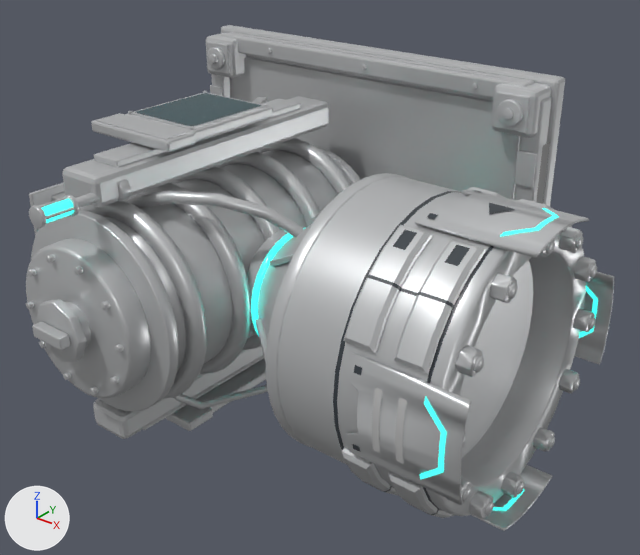
The OBJ model assets/models/SM_TeleporterFluidOutput.obj, before and after one commit.
The view is the same before and after, from a camera (50 mm lens) standing at (423.0, -618.0, 290.0) and looking at (50.0, -151.0, 1.0). Arrows for +X, +Y and +Z are at lower left; the lights stay in place. The older version comes first. Where no turn or scale is listed for an object, it has been applied to the vertices.

The older version as bpy lines, for what is in view:
```python
me_sm_teleporterfluidoutput = bpy.data.meshes.new('SM_TeleporterFluidOutput')
me_sm_teleporterfluidoutput.from_pydata(...)  # 16099 vertices, 30756 faces; spans x -180.0..244.0, y -334.0..0.0, z -140.0..140.0
# faces by material slot: [29088, 6, 250, 20, 1388, 4]
me_sm_teleporterfluidoutput.materials.append(mat_factory)  # light grey #c8cacb
me_sm_teleporterfluidoutput.materials.append(mat_decal_custom)  # grey #959595
me_sm_teleporterfluidoutput.materials.append(mat_decal_color)  # dark grey #383f45
me_sm_teleporterfluidoutput.materials.append(mat_decal_normal)  # grey #bcbcbc
me_sm_teleporterfluidoutput.materials.append(mat_signal)  # cyan #38ead6, glowing cyan #3effe9
me_sm_teleporterfluidoutput.materials.append(mat_screen)  # dark cyan #12424b
ob_sm_teleporterfluidoutput = bpy.data.objects.new('SM_TeleporterFluidOutput', me_sm_teleporterfluidoutput)
ob_sm_teleporterfluidoutput.location = (0.0, 0.0, 0.0)
```
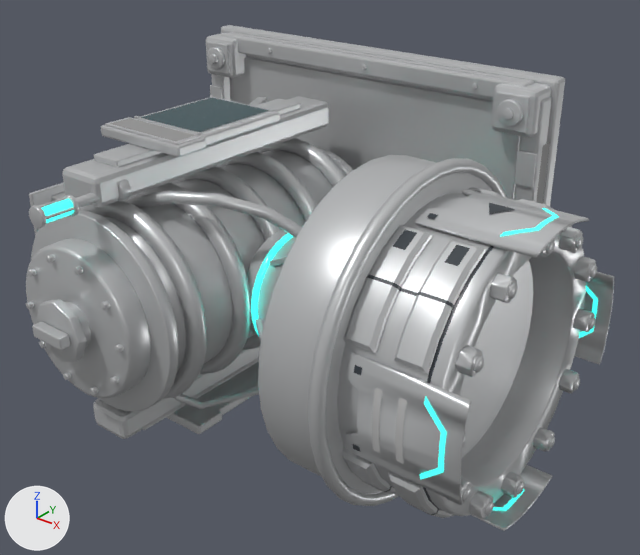
Diff of the bpy script that builds the scene:
```diff
--- a/assets/models/SM_TeleporterFluidOutput.obj.py
+++ b/assets/models/SM_TeleporterFluidOutput.obj.py
@@ me_sm_teleporterfluidoutput @@
 # used by ob_sm_teleporterfluidoutput; location = (0.0, 0.0, 0.0)
-me_sm_teleporterfluidoutput.from_pydata(...)  # 16099 vertices, 30756 faces; spans x -180.0..244.0, y -334.0..0.0, z -140.0..140.0
+me_sm_teleporterfluidoutput.from_pydata(...)  # 16603 vertices, 31760 faces; spans x -180.0..244.0, y -334.0..0.0, z -140.0..140.0
+# me_sm_teleporterfluidoutput part 1: the loose piece of 216 vertices spanning x -101.0..31.0, y -264.0..-68.0, z -66.0..66.0 is copied, and the copy is multiplied about its middle by the matrix ((0.0, -0.249, 0.0), (1.706, 0.0, 0.0), (0.0, 0.0, 1.706)), then moved by (170.0, -9.0, 0.0); it spans x 110.0..160.0, y -287.0..-63.0, z -112.0..112.0
+# me_sm_teleporterfluidoutput part 2: a new loose piece, a torus around x (ring radius 114.0, tube radius 5.0) spanning x 153.0..163.0, y -294.0..-56.0, z -119.0..119.0, in mat_factory (light grey #c8cacb)
+# me_sm_teleporterfluidoutput part 3: the loose piece of 56 vertices spanning x -84.0..-12.0, y -213.0..-129.0, z -116.0..-108.0 is moved by (10.0, -3.0, 2.0)
+# me_sm_teleporterfluidoutput part 4: the loose piece of 56 vertices spanning x -84.0..-12.0, y -213.0..-129.0, z 108.0..116.0 is moved by (10.0, -3.0, -2.0)
+# me_sm_teleporterfluidoutput part 5: the loose piece of 56 vertices spanning x -80.0..-16.0, y -209.0..-132.0, z 115.0..117.0 is moved by (10.0, -3.0, -2.0)
+# me_sm_teleporterfluidoutput part 6: the loose piece of 4 vertices spanning x -78.0..-18.0, y -207.0..-135.0, z 117.0 is moved by (10.0, -3.0, -2.0)
+# me_sm_teleporterfluidoutput part 7: the loose piece of 56 vertices spanning x -88.0..-8.0, y -239.0..-213.0, z -116.0..-108.0 is moved by (10.0, 0.0, 2.0)
+# me_sm_teleporterfluidoutput part 8: the loose piece of 56 vertices spanning x -88.0..-8.0, y -239.0..-213.0, z 108.0..116.0 is moved by (10.0, 0.0, -2.0)
+# me_sm_teleporterfluidoutput part 9: the loose piece of 56 vertices spanning x -84.0..-12.0, y -237.0..-215.0, z 116.0..117.0 is moved by (10.0, 0.0, -1.0)
+# me_sm_teleporterfluidoutput part 10: the loose piece of 4 vertices spanning x -82.0..-14.0, y -235.0..-217.0, z 116.0 is rebuilt with 4 vertices and now spans x -72.0..-4.0, y -235.0..-217.0, z 116.0
+# other edits to the shape of me_sm_teleporterfluidoutput do not show in these pictures
 me_sm_teleporterfluidoutput.materials.append(mat_factory)
```

Location of each change, (x1, y1, x2, y2) in pixels of the pictures (640 x 555 px; the box of a moved part takes in the faces that stretch with it):
part 1 of me_sm_teleporterfluidoutput, added
    after: (258, 155, 493, 494)
part 2 of me_sm_teleporterfluidoutput, added
    after: (308, 158, 507, 506)
part 3 of me_sm_teleporterfluidoutput, moved or reshaped
    before: (196, 358, 266, 412)
    after: (196, 362, 259, 415)
part 4 of me_sm_teleporterfluidoutput, moved or reshaped
    before: (125, 106, 273, 141)
    after: (134, 111, 280, 146)
part 5 of me_sm_teleporterfluidoutput, moved or reshaped
    before: (130, 92, 267, 130)
    after: (137, 97, 274, 135)
part 6 of me_sm_teleporterfluidoutput, moved or reshaped
    before: (136, 93, 261, 126)
    after: (141, 98, 269, 132)
part 7 of me_sm_teleporterfluidoutput, moved or reshaped
    before: (166, 405, 213, 431)
    after: (166, 405, 222, 434)
part 8 of me_sm_teleporterfluidoutput, moved or reshaped
    before: (92, 120, 196, 152)
    after: (101, 125, 206, 157)
part 9 of me_sm_teleporterfluidoutput, moved or reshaped
    before: (96, 113, 190, 140)
    after: (105, 117, 201, 145)
part 10 of me_sm_teleporterfluidoutput, rebuilt (not visible before)
    after: (110, 118, 195, 141)
